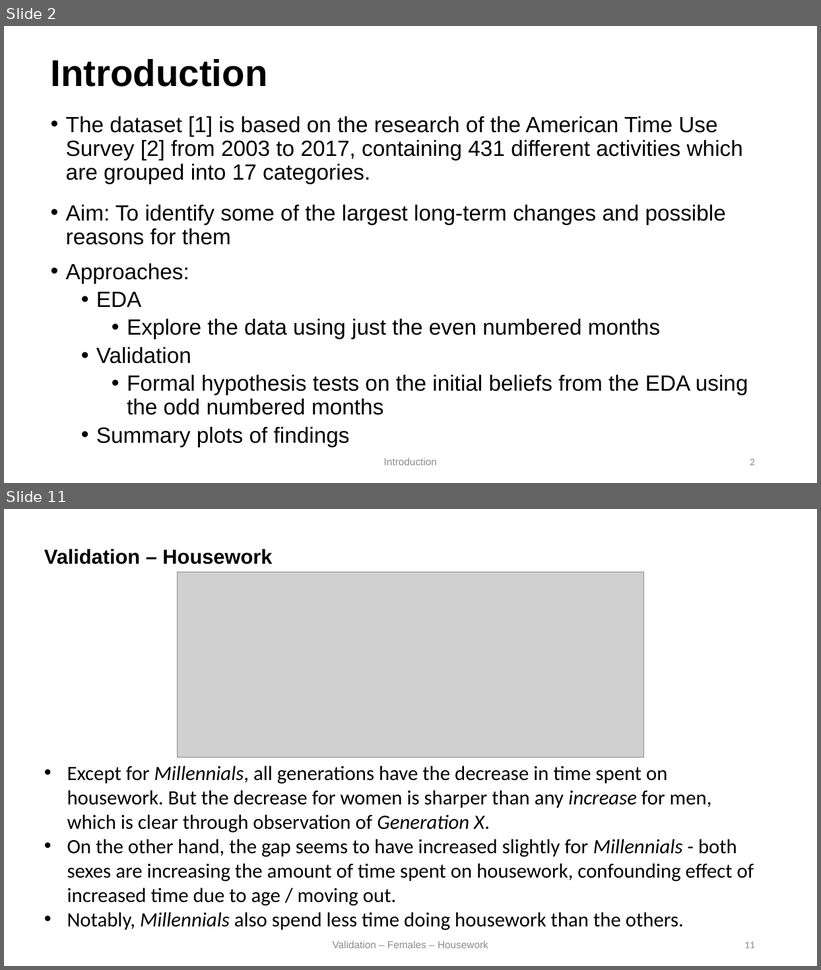
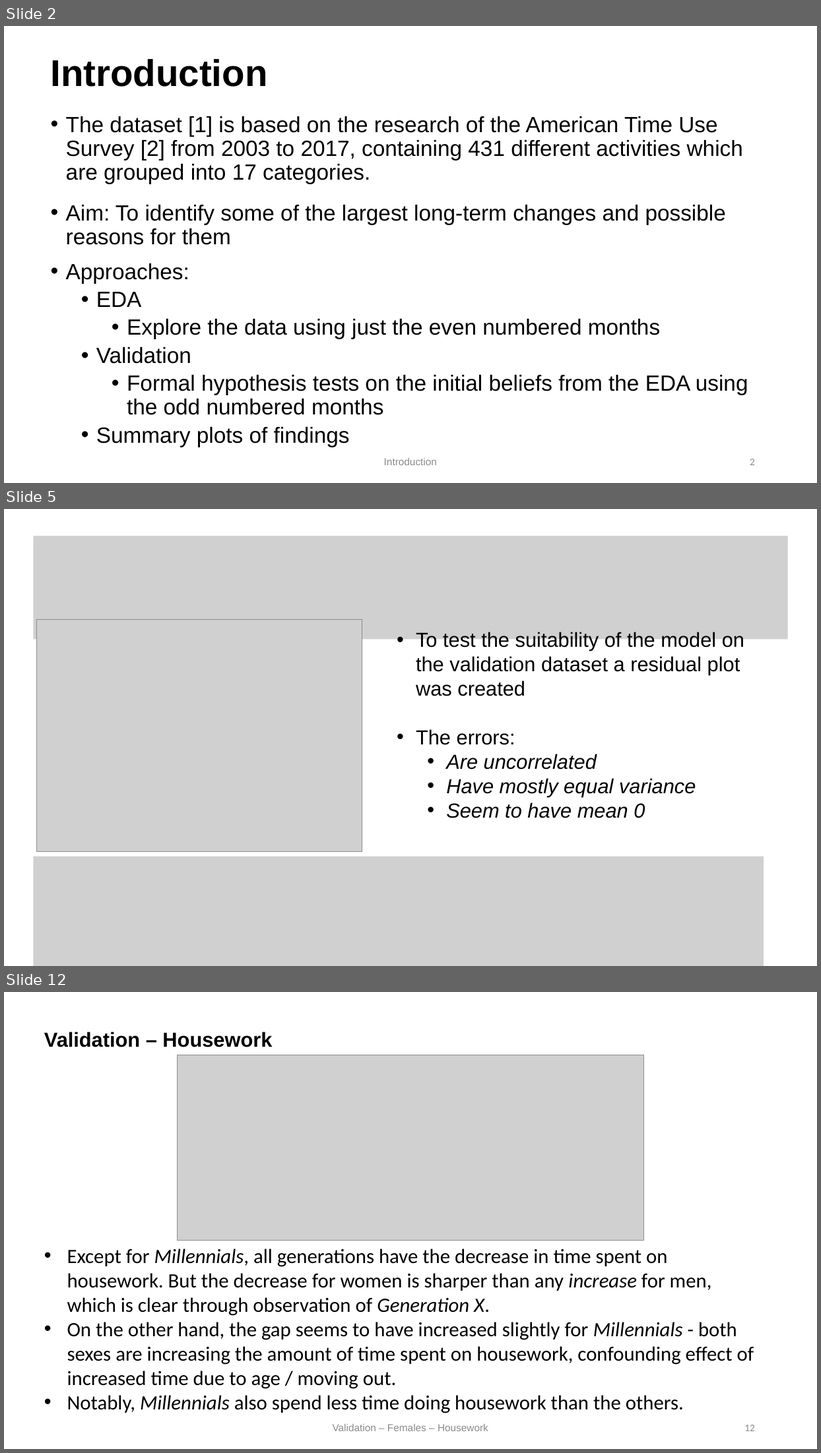
Before and after one commit to HarrisonWilde/AmericanTimeUseSurvey, a slide deck: Presentation/slides (1).pptx. Shown one above the other, each under a label of ours: slides 2 and 11 before the commit, slides 2, 5 and 12 after it; the slides between them are not shown. The pictures are 821x970 and 821x1453 pixels, drawn with LibreOffice and Linux fonts; fonts in the diff are those of the drawing; grey boxes stand for pictures. Boxes give left, top, right and bottom in pixels: in the first picture for what was removed or moved away, otherwise in the second. Text is boxed around its words. In the diff, an @@ line names an element or a change of style, - is before the commit and + after.

```diff
--- a/Presentation/slides (1).pptx
+++ b/Presentation/slides (1).pptx
@@ slide 5 added at [4,509,817,966], background #FFFFFF @@
@@ picture added at [33,536,788,639] @@
@@ picture added at [36,619,362,852] @@
@@ text added at [416,632,745,819], 24 pt, text #000000 @@
+• To test the suitability of the model on the validation dataset a residual plot was created
+• The errors:
+  • Are uncorrelated
+  • Have mostly equal variance
+  • Seem to have mean 0
@@ picture added at [33,857,764,966] @@
@@ what was slide 11 is now slide 12 @@
@@ page number at [745,1425,755,1432]: text changed @@
-11
+12
```
Also in this commit, not shown: 9 slides changed, 1 other slide added, 1 slide removed.
